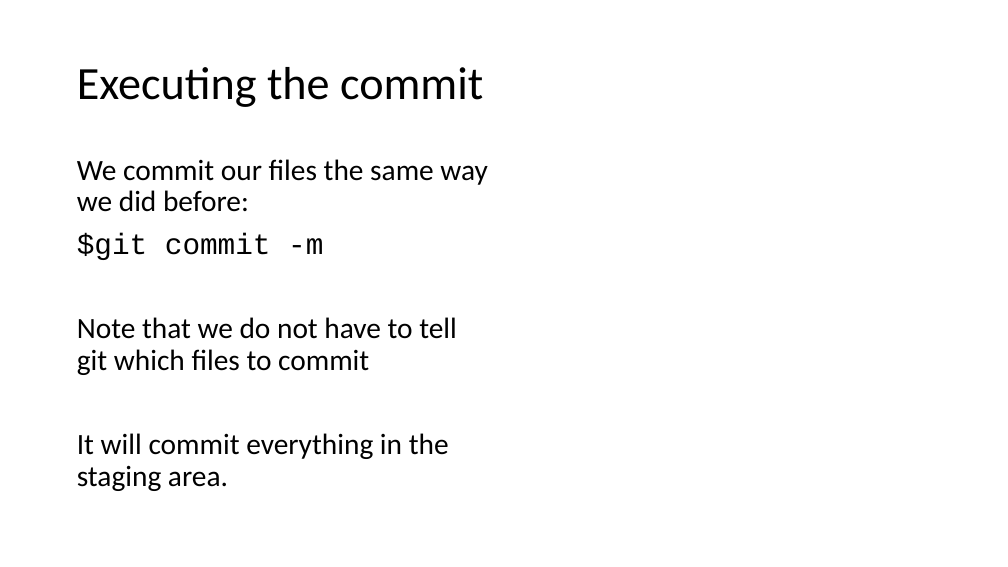
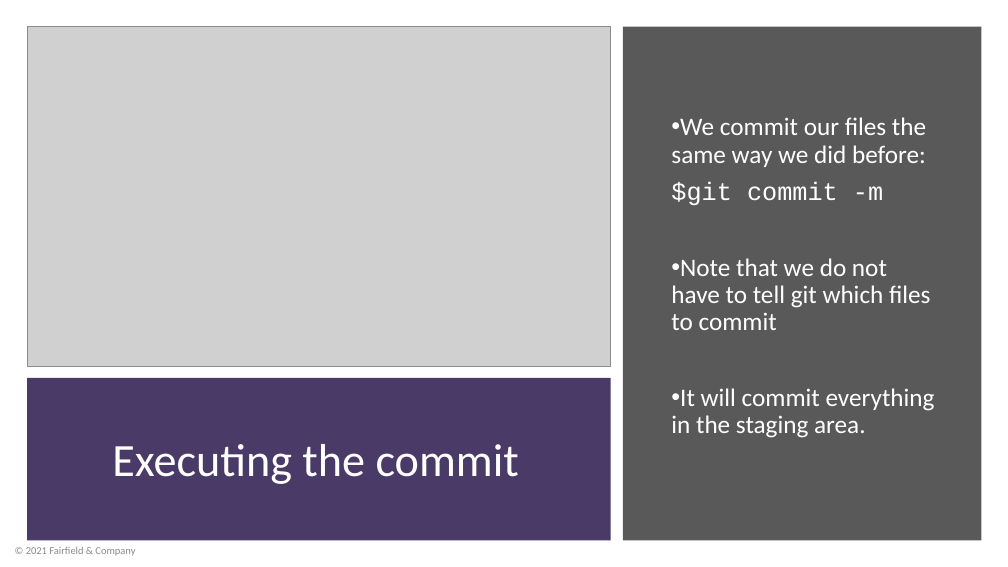
Before and after one commit to BackpackTrainer/gitProject, a slide deck: slide 33 of Git.pptx. Drawn at 1008x567 pixels with LibreOffice and Linux fonts; fonts in the diff are those of the drawing; grey boxes stand for pictures. Boxes give left, top, right and bottom in pixels: in the first picture for what was removed or moved away, otherwise in the second. Text is boxed around its words. In the diff, an @@ line names an element or a change of style, - is before the commit and + after.

```diff
--- a/Git.pptx
+++ b/Git.pptx
@@ picture added at box(27, 26, 611, 366) @@
@@ rectangle added at box(623, 26, 982, 541), fill #595959 @@
@@ text "We commit our files the ...": place and size @@
-text "We commit our files the ..." at box(77, 159, 487, 491)
+text "We commit our files the ..." at box(671, 117, 935, 438)
@@ text "We commit our files the ..." at box(671, 117, 935, 438): size 28 to 24 pt, text colour #000000 to #FFFFFF; bullet none to •; vertical alignment top to middle @@
@@ rectangle added at box(27, 378, 611, 541), fill #41305F at 95% opacity @@
@@ title "Executing the commit": place and size @@
-title "Executing the commit" at box(77, 67, 483, 107)
+title "Executing the commit" at box(112, 444, 519, 484)
@@ title "Executing the commit" at box(112, 444, 519, 484): text colour #000000 to #FFFFFF; alignment left to centre @@
@@ text added at box(26, 547, 135, 556), 10 pt, text #8C8C8C @@
+© 2021 Fairfield & Company
```
Also in this commit, not shown: 43 other slides changed.
